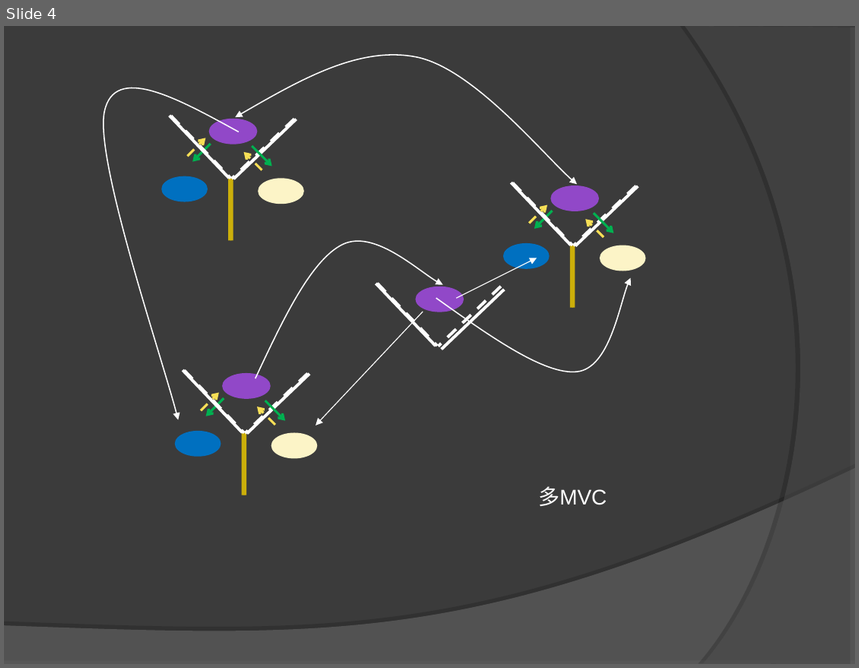
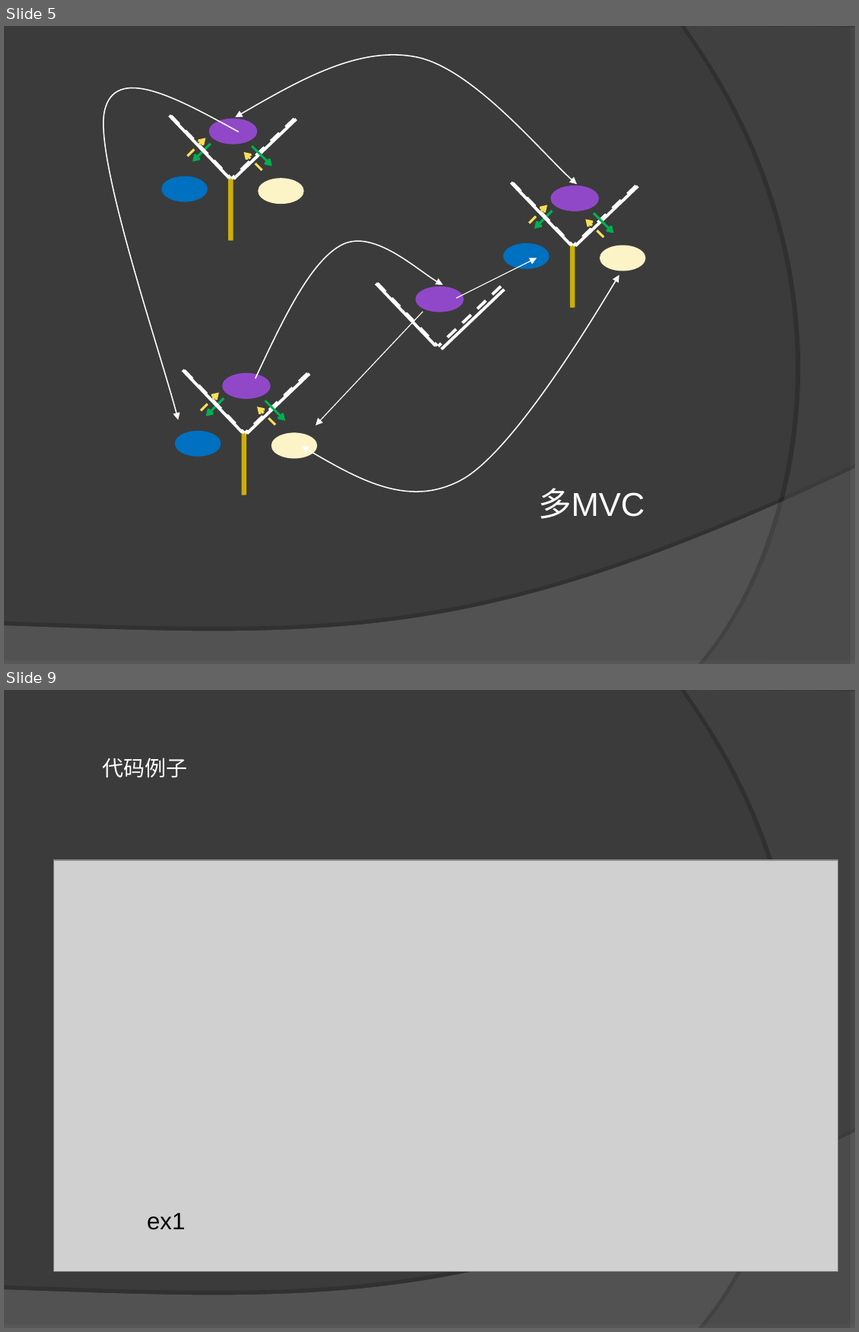
Before and after one commit to leezeng/MVC, a slide deck: doc/MVC.ppt. Shown one above the other, each under a label of ours: slide 4 before the commit, slides 5 and 9 after it; the slides between them are not shown. The pictures are 859x668 and 859x1332 pixels, drawn with LibreOffice and Linux fonts; fonts in the diff are those of the drawing; grey boxes stand for pictures. Boxes give left, top, right and bottom in pixels: in the first picture for what was removed or moved away, otherwise in the second. Text is boxed around its words. In the diff, an @@ line names an element or a change of style, - is before the commit and + after.

```diff
--- a/doc/MVC.ppt
+++ b/doc/MVC.ppt
@@ slide 9 added at (x1=4, y1=690, x2=855, y2=1328), background #3B3B3B; not listed: 2 template elements that a slide beside it also shows @@
@@ text added at (x1=102, y1=758, x2=187, y2=778), 18 pt, text #FFFFFF @@
+代码例子
@@ picture added at (x1=54, y1=860, x2=838, y2=1272) @@
@@ text added at (x1=147, y1=1213, x2=185, y2=1230), 20 pt, text #000000 @@
+ex1
@@ what was slide 4 is now slide 5 @@
@@ slide 5 changed as well @@
@@ freeform shape resized from (x1=436, y1=278, x2=631, y2=375) to (x1=301, y1=275, x2=619, y2=492) @@
@@ text "多MVC" at (x1=538, y1=488, x2=645, y2=519): size 18 to 28 pt; more space between paragraphs @@
```
Also in this commit, not shown: 1 other slide changed, 8 other slides added, 3 slides removed, 35 other files.
